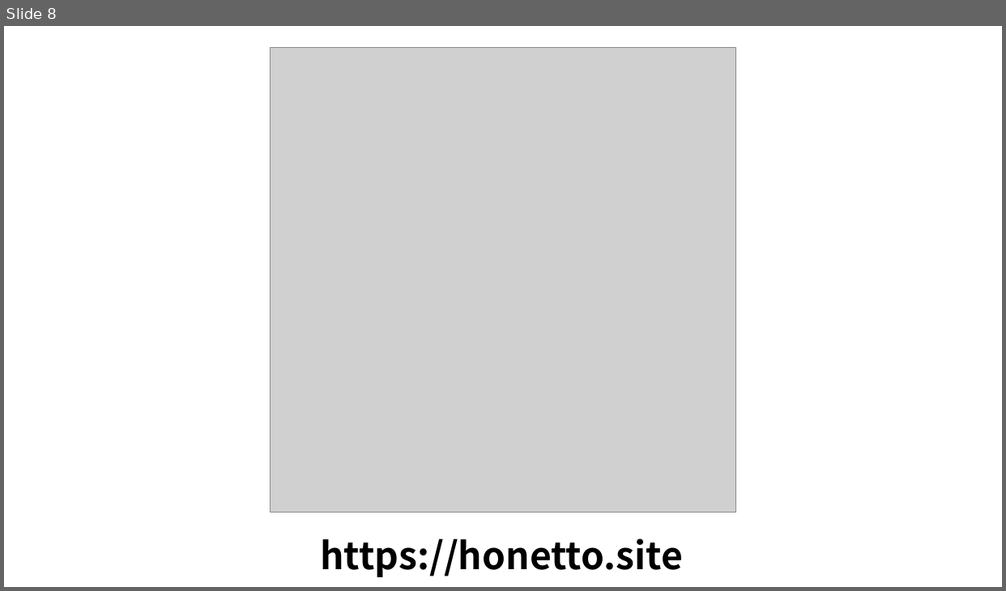
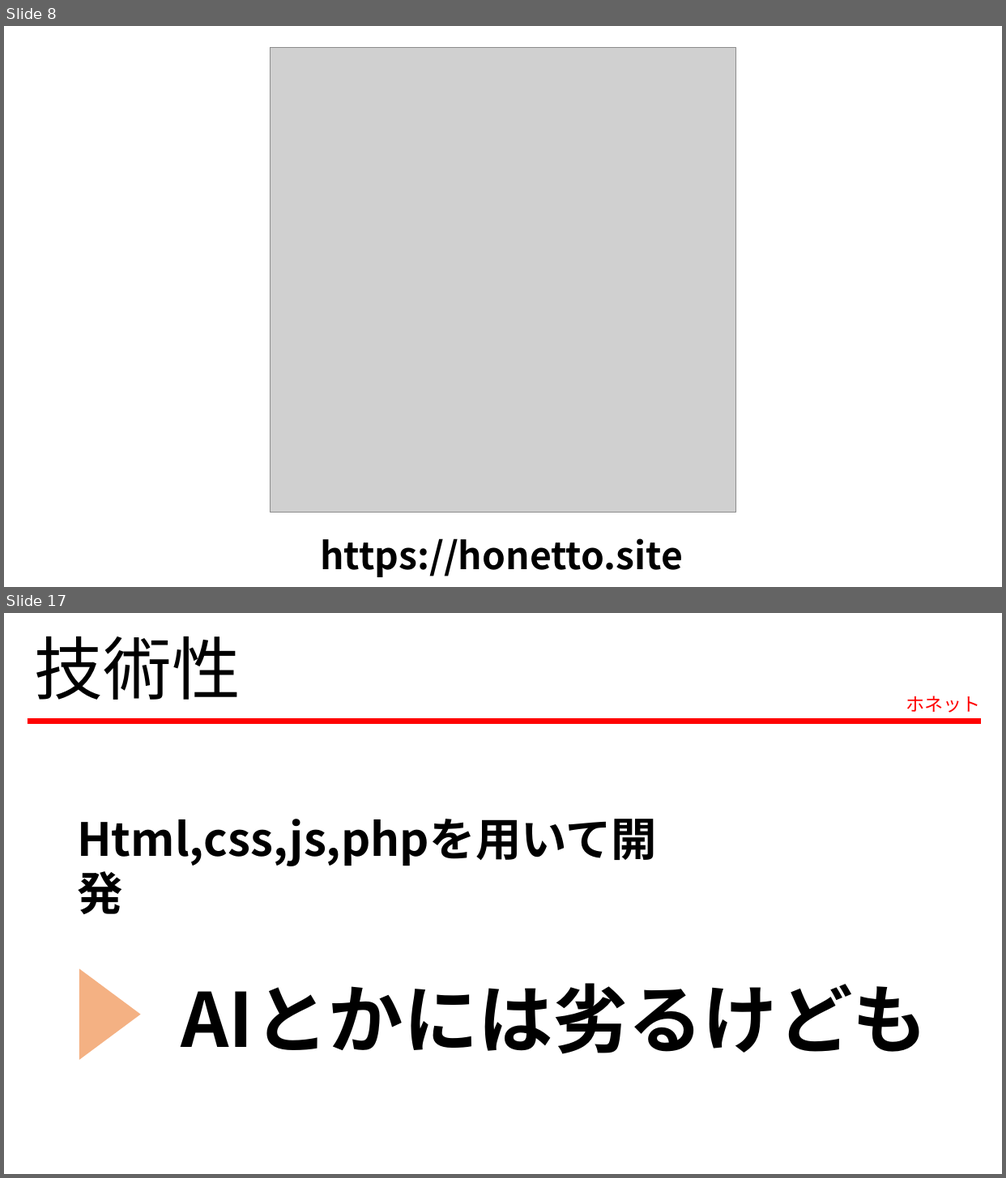
Before and after one commit to c0b23048bf/honetto, a slide deck: 発表資料_vol1.pptx. Shown one above the other, each under a label of ours: slide 8 before the commit, slides 8 and 17 after it; the slides between them are not shown. The pictures are 1006x591 and 1006x1178 pixels, drawn with LibreOffice and Linux fonts; fonts in the diff are those of the drawing; grey boxes stand for pictures. Boxes give left, top, right and bottom in pixels: in the first picture for what was removed or moved away, otherwise in the second. Text is boxed around its words. In the diff, an @@ line names an element or a change of style, - is before the commit and + after.

```diff
--- a/発表資料_vol1.pptx
+++ b/発表資料_vol1.pptx
@@ slide 17 added at [4, 613, 1002, 1174], background #FFFFFF @@
@@ text added at [35, 636, 241, 700], 66 pt, text #000000 @@
+技術性
@@ text added at [906, 696, 980, 713], 18 pt, text #FF0000 @@
+ホネット
@@ line added from (27, 721) to (981, 721), #FF0000 5.5 pt @@
@@ text added at [77, 819, 657, 867], 44 pt, text #000000, bold @@
+Html,css,js,phpを用いて開発
@@ triangle added at [79, 969, 141, 1060], fill #F4B183 @@
@@ text added at [181, 983, 927, 1054], 72 pt, text #000000, bold @@
+AIとかには劣るけども
```
Also in this commit, not shown: 3 slides changed, 11 other slides added, 3 other files.
